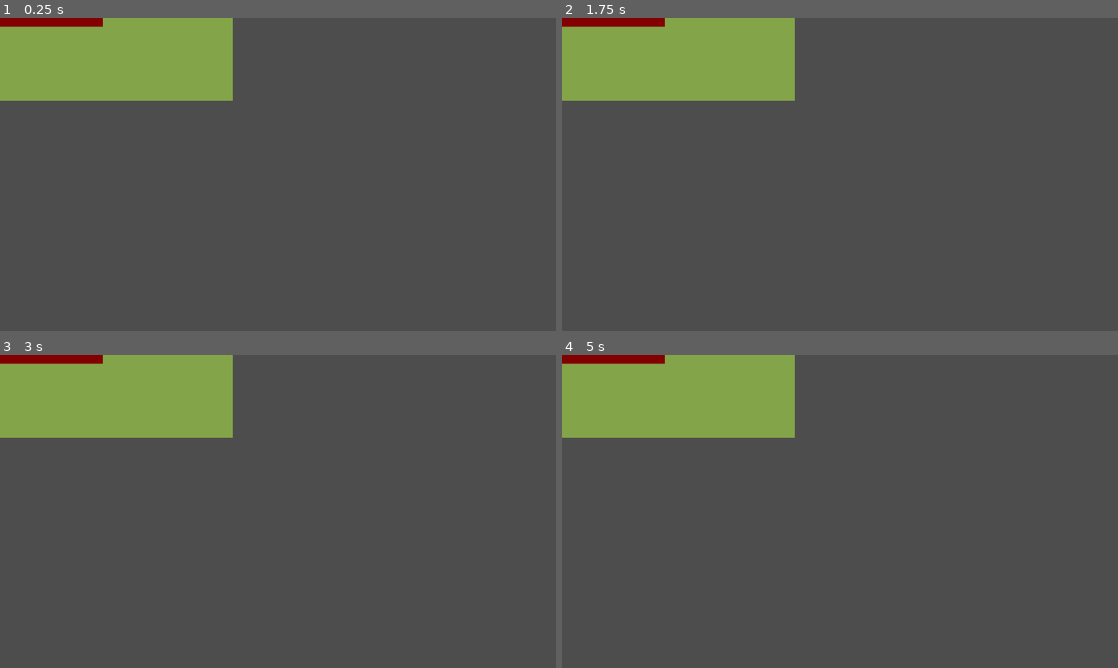
Above: before the commit, frames 1-4 (two rows, left to right).
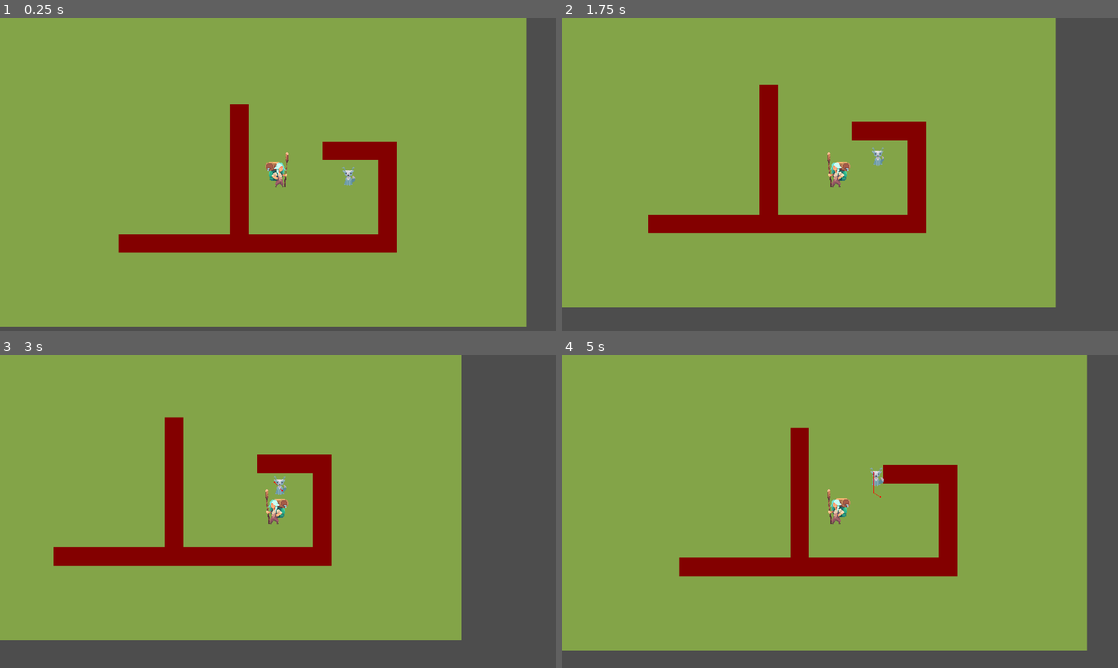
Above: after the commit, the same moments.

Repository: freddder/Pirate_Software_Jam_16
Game: Godot game, scene res://Scenes/map.tscn
The game is run twice, just before and just after one commit, with the same random seed, the same clock (stepped at 60 frames per second) and the same inputs. The engine's default icon, where the game draws it, is replaced by a stand-in: a white triangle on a blue panel in a dark square.
Inputs (mouse positions are in pixels of both pictures, inside the frame that each line leads up to):
- Up to frame 1 (0.25 s): no input
- Up to frame 2 (1.75 s): move the mouse to (962, 158) at 0.52 s; hold Right (ui_right) 0.53-1.28 s; tap Space (ui_select) at 0.77, 1.52 s; move the mouse to (728, 190) at 1.27 s; hold Down (ui_down) from 1.28 s (still down)
- Up to frame 3 (3 s): move the mouse to (333, 442) at 2.02 s; release Down (ui_down) at 2.03 s; hold Right (ui_right) 2.03-2.78 s; move the mouse to (250, 574) at 2.77 s; hold Up (ui_up) from 2.78 s (still down)
- Up to frame 4 (5 s): tap Space (ui_select) at 3.02, 3.77, 4.52 s; tap Enter at 3.5 s; move the mouse to (1006, 558) at 3.52 s; release Up (ui_up) at 3.53 s; hold Left (ui_left) from 3.53 s (still down); move the mouse to (673, 464) at 4.27 s

The runs differ from the first frame. In frame 1, 83% of the frame differs, in the area x 0-95%, y 0-99%; in frame 2, 72%; in frame 3, 65%; in frame 4, 79%.

Commit message:
Revert "Merge branch 'main' of https://github.com/freddder/Pirate_Software_Jam_16"
This reverts commit 1b2077b12d10192d22612d9369a178c33009c474, reversing
changes made to 54eace91eb75795bf89b81a8fc1399ffa9d4b412.

Diff:
--- a/Scenes/golem.tscn
+++ b/Scenes/golem.tscn
@@ -1,18 +1,67 @@
-[gd_scene load_steps=6 format=3 uid="uid://bd74mkhe1hxkk"]
+[gd_scene load_steps=14 format=3 uid="uid://bd74mkhe1hxkk"]
 
 [ext_resource type="Script" path="res://Scripts/golem.gd" id="1_o5vha"]
-[ext_resource type="Texture2D" uid="uid://cda7h6o81mo25" path="res://Spirites/Golem/golem_neutral_test.png" id="2_vxn7v"]
-665da986684768656ec0a3b6f7c1ddd40bfd5c36
+[ext_resource type="Texture2D" uid="uid://d4er0u8pt4qae" path="res://Spirites/Golem/NPC Merchant-idle.png" id="2_mlc4t"]
+[ext_resource type="PackedScene" uid="uid://dhvluwrl4rjwm" path="res://Scenes/laser.tscn" id="3_pqdjg"]
 
-[sub_resource type="AtlasTexture" id="AtlasTexture_vg8vu"]
-atlas = ExtResource("2_vxn7v")
-region = Rect2(0, 0, 96, 96)
+[sub_resource type="AtlasTexture" id="AtlasTexture_j6tsg"]
+atlas = ExtResource("2_mlc4t")
+region = Rect2(0, 0, 110, 100)
+
+[sub_resource type="AtlasTexture" id="AtlasTexture_o8uvh"]
+atlas = ExtResource("2_mlc4t")
+region = Rect2(110, 0, 110, 100)
+
+[sub_resource type="AtlasTexture" id="AtlasTexture_ywvfm"]
+atlas = ExtResource("2_mlc4t")
+region = Rect2(220, 0, 110, 100)
+
+[sub_resource type="AtlasTexture" id="AtlasTexture_830ll"]
+atlas = ExtResource("2_mlc4t")
+region = Rect2(330, 0, 110, 100)
+
+[sub_resource type="AtlasTexture" id="AtlasTexture_4gym7"]
+atlas = ExtResource("2_mlc4t")
+region = Rect2(440, 0, 110, 100)
+
+[sub_resource type="AtlasTexture" id="AtlasTexture_e38nc"]
+atlas = ExtResource("2_mlc4t")
+region = Rect2(550, 0, 110, 100)
+
+[sub_resource type="AtlasTexture" id="AtlasTexture_hx7yv"]
+atlas = ExtResource("2_mlc4t")
+region = Rect2(660, 0, 110, 100)
+
+[sub_resource type="AtlasTexture" id="AtlasTexture_ljb31"]
+atlas = ExtResource("2_mlc4t")
+region = Rect2(770, 0, 110, 100)
 
 [sub_resource type="SpriteFrames" id="SpriteFrames_2ggrn"]
 animations = [{
 "frames": [{
 "duration": 1.0,
-"texture": SubResource("AtlasTexture_vg8vu")
+"texture": SubResource("AtlasTexture_j6tsg")
+}, {
+"duration": 1.0,
+"texture": SubResource("AtlasTexture_o8uvh")
+}, {
+"duration": 1.0,
+"texture": SubResource("AtlasTexture_ywvfm")
+}, {
+"duration": 1.0,
+"texture": SubResource("AtlasTexture_830ll")
+}, {
+"duration": 1.0,
+"texture": SubResource("AtlasTexture_4gym7")
+}, {
+"duration": 1.0,
+"texture": SubResource("AtlasTexture_e38nc")
+}, {
+"duration": 1.0,
+"texture": SubResource("AtlasTexture_hx7yv")
+}, {
+"duration": 1.0,
+"texture": SubResource("AtlasTexture_ljb31")
 }],
 "loop": true,
 "name": &"g_idle",
@@ -35,23 +84,21 @@
 }]
 
 [sub_resource type="CapsuleShape2D" id="CapsuleShape2D_0octc"]
-radius = 12.0
-height = 70.0
+height = 28.0
 
-[node name="Golem" type="CharacterBody2D" node_paths=PackedStringArray("sprite")]
+[node name="Golem" type="CharacterBody2D"]
 y_sort_enabled = true
 script = ExtResource("1_o5vha")
-sprite = NodePath("AnimatedSprite2D")
 
-[node name="AnimatedSprite2D" type="AnimatedSprite2D" parent="."]
-position = Vector2(2, -15)
+[node name="Sprite2D" type="AnimatedSprite2D" parent="."]
+position = Vector2(-2, -7)
 sprite_frames = SubResource("SpriteFrames_2ggrn")
 animation = &"g_idle"
+frame = 5
 frame_progress = 0.656456
 
 [node name="CollisionShape2D" type="CollisionShape2D" parent="."]
-position = Vector2(0, 4)
-rotation = 1.5708
+position = Vector2(2, 3)
 shape = SubResource("CapsuleShape2D_0octc")
 
 [node name="Camera2D" type="Camera2D" parent="."]
--- a/Scripts/golem.gd
+++ b/Scripts/golem.gd
@@ -1,15 +1,13 @@
 extends CharacterBody2D
 
 @export var speed = 150
-@export var sprite : AnimatedSprite2D
-@onready var collision_shape_2d: CollisionShape2D = $CollisionShape2D
 
 var current_dir = "none"
 
 var tiles = []
 
 func _ready():
-	sprite.play("g_idle")
+	$Sprite2D.play("g_idle")
 func player():
 	pass
 
@@ -42,7 +40,7 @@
 	move_and_slide()
 
 func play_anim(movement):
-	var anim = sprite
+	var anim = $Sprite2D
 	var dir = current_dir
 
 	if dir == "right":
@@ -57,17 +55,16 @@
 			anim.play("g_walk_side")
 		elif movement == 0:
 			anim.play("g_idle")
+
 	if dir == "down":
+		anim.flip_h = true
 		if movement == 1:
 			anim.play("g_walk_up")
 		elif movement == 0:
 			anim.play("g_idle")
 	if dir == "up":
+		anim.flip_h = true
 		if movement == 1:
 			anim.play("g_walk_down")
 		elif movement == 0:
 			anim.play("g_idle")
-	if anim.flip_h:
-		collision_shape_2d.position = Vector2(4,collision_shape_2d.position.y)
-	else:
-		collision_shape_2d.position = Vector2(0,collision_shape_2d.position.y)
Binary file removed: Spirites/Golem/golem_neutral_test.png
Not shown, removed: Spirites/Golem/golem_neutral_test.png.import
